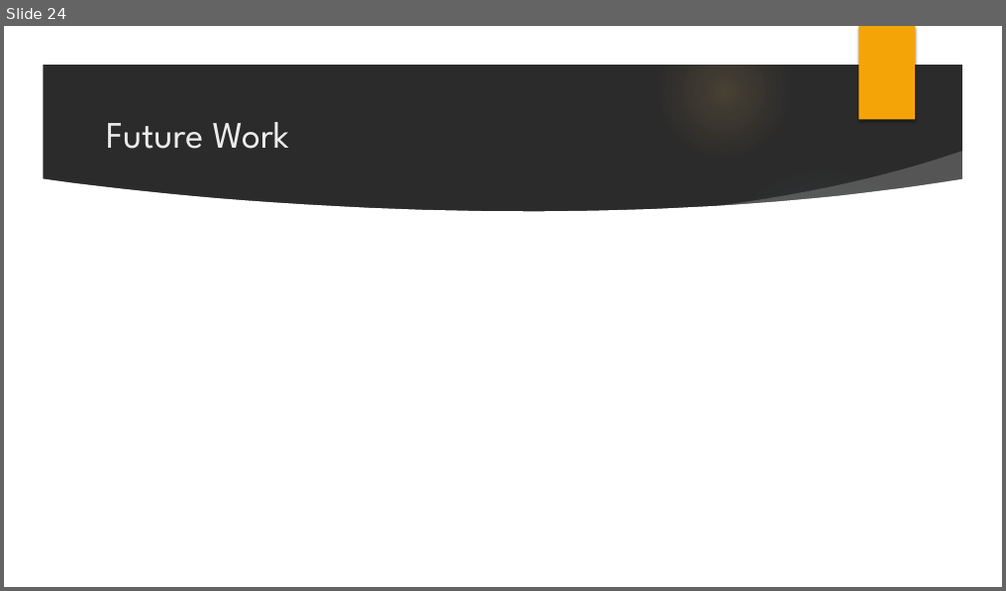
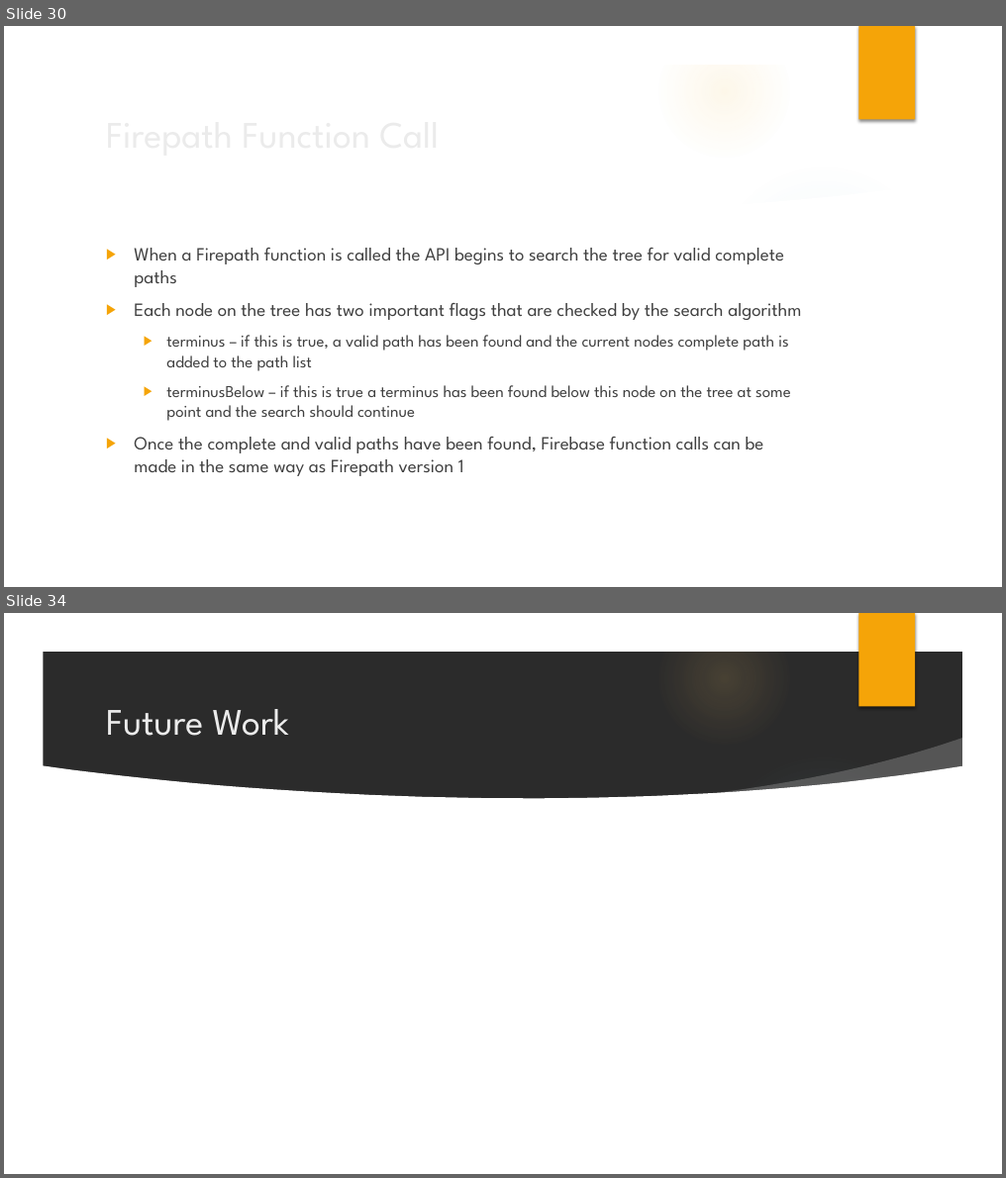
Before and after one commit to jbrelloch/Firepath, a slide deck: FirepathPresentation.pptx. Shown one above the other, each under a label of ours: slide 24 before the commit, slides 30 and 34 after it; the slides between them are not shown. The pictures are 1006x591 and 1006x1178 pixels, drawn with LibreOffice and Linux fonts; fonts in the diff are those of the drawing; background and template pictures are left out; a plain dark background stands for a picture behind light text. Boxes give left, top, right and bottom in pixels: in the first picture for what was removed or moved away, otherwise in the second. Text is boxed around its words. In the diff, an @@ line names an element or a change of style, - is before the commit and + after.

```diff
--- a/FirepathPresentation.pptx
+++ b/FirepathPresentation.pptx
@@ slide 30 added at box(4, 26, 1002, 587), background picture (left out); not listed: 10 template elements that a slide beside it also shows @@
@@ title added at box(98, 104, 816, 164), 36 pt, text #EBEBEB @@
+Firepath Function Call
@@ text added at box(134, 248, 801, 476), 18 pt, text #404040 @@
+▶ When a Firepath function is called the API begins to search the tree for valid complete paths
+▶ Each node on the tree has two important flags that are checked by the search algorithm
+  ▶ terminus – if this is true, a valid path has been found and the current nodes complete path is added to the path list
+  ▶ terminusBelow – if this is true a terminus has been found below this node on the tree at some point and the search should continue
+▶ Once the complete and valid paths have been found, Firebase function calls can be made in the same way as Firepath version 1
@@ what was slide 24 is now slide 34 @@
```
Also in this commit, not shown: 10 slides changed, 14 other slides added, 5 slides removed, 14 other files.
